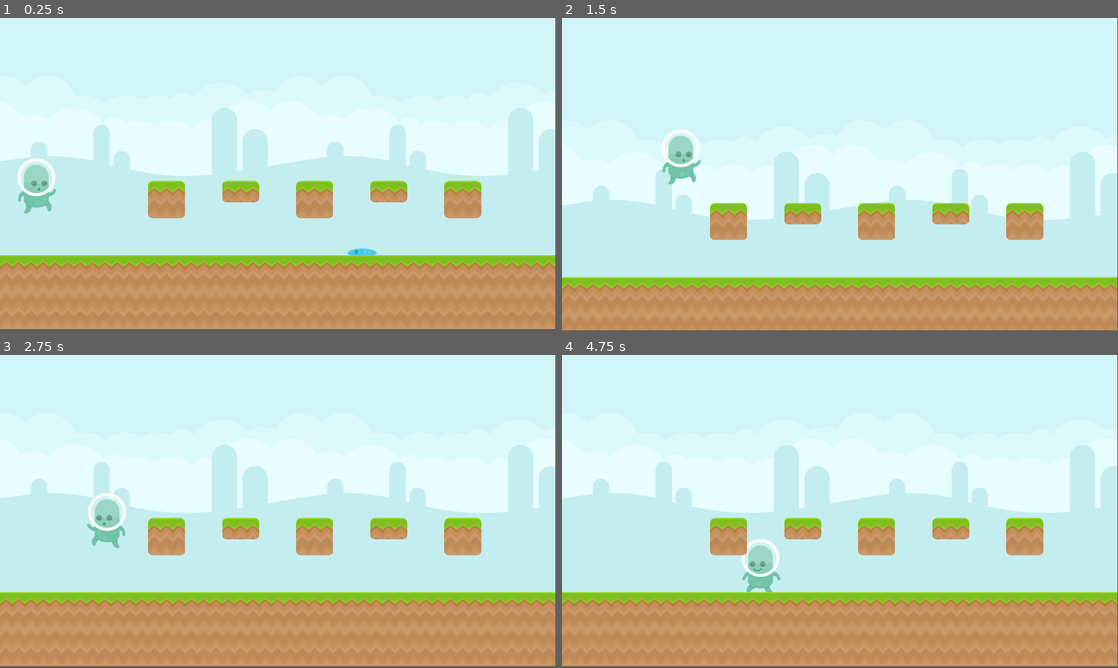
Above: before the commit, frames 1-4 (two rows, left to right).
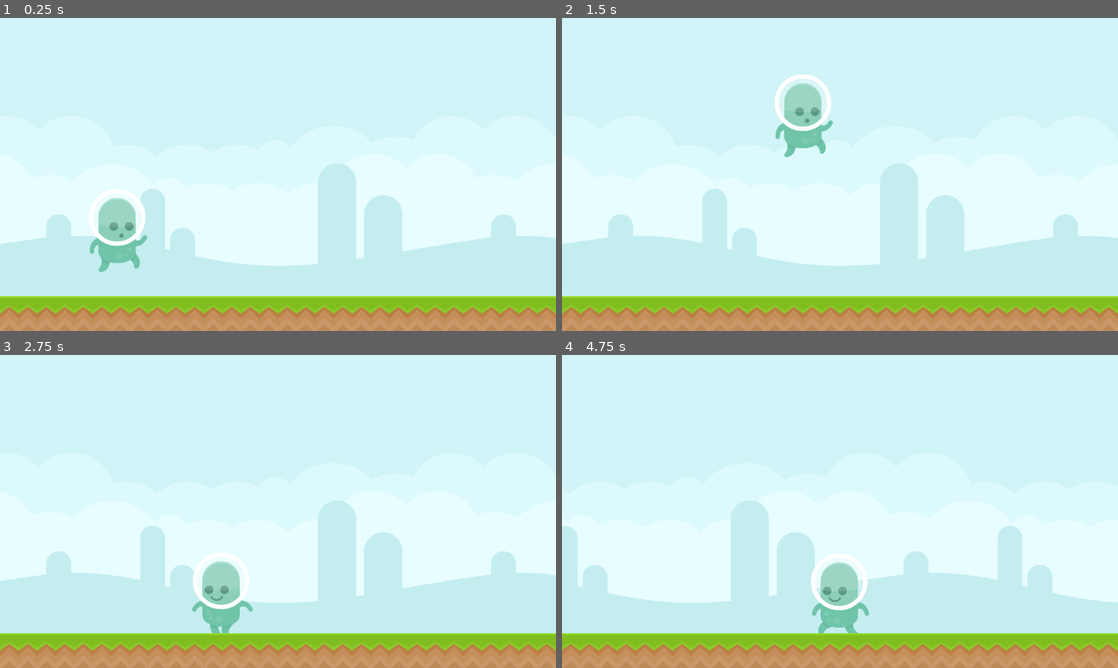
Above: after the commit, the same moments.

Repository: sammiemac/GDC-GodotWorkshop-23
Game: Godot game, scene res://Levels/demo_level.tscn
Same seed, same stepped clock (60 frames per second), same inputs: the game is played once before the commit and once after it. The project has no main scene, so this scene is started directly.
Inputs:
- Up to frame 1 (0.25 s): no input
- Up to frame 2 (1.5 s): hold D (move_right) from 0.53 s (still down); tap Space (move_jump) at 0.77 s
- Up to frame 3 (2.75 s): tap Space (move_jump) at 1.52 s; release D (move_right) at 2.03 s; hold A (move_left) from 2.03 s (still down)
- Up to frame 4 (4.75 s): release A (move_left) at 2.78 s; hold D (move_right) 2.78-4.28 s; tap Space (move_jump) at 3.02, 3.77, 4.52 s; hold A (move_left) from 4.28 s (still down)
In our replay, the window is 799x449 before the commit and 800x450 after it. These sizes can differ from the game's own. Grey fills any space a smaller window leaves; there, only what the larger window draws over its background counts as a difference.

The runs differ from the first frame. In frame 1, 39% of the frame differs, in the area x 0-100%, y 0-100%; in frame 2, 28%; in frame 3, 38%; in frame 4, 39%.

Commit message:
hmm might switch to gd3

Diff:
--- a/Levels/demo_level.tscn
+++ b/Levels/demo_level.tscn
@@ -76,7 +76,7 @@
 0:0/0 = 0
 0:0/0/physics_layer_0/linear_velocity = Vector2(0, 0)
 0:0/0/physics_layer_0/angular_velocity = 0.0
-0:0/0/physics_layer_0/polygon_0/points = PackedVector2Array(-64, -64, 64, -64, 64, 9, -64, 9)
+0:0/0/physics_layer_0/polygon_0/points = PackedVector2Array(-64, -64, 64, -64, 64, 64, -64, 64)
 
 [sub_resource type="TileSetAtlasSource" id="TileSetAtlasSource_c5j54"]
 texture = ExtResource("2_k3vao")
@@ -117,24 +117,27 @@
 [node name="ParallaxLayer" type="ParallaxLayer" parent="ParallaxBackground"]
 
 [node name="TextureRect" type="TextureRect" parent="ParallaxBackground/ParallaxLayer"]
-offset_right = 4717.0
-offset_bottom = 1152.0
+offset_top = -128.0
+offset_right = 2272.0
+offset_bottom = 896.0
 texture = ExtResource("12_6j45s")
 stretch_mode = 1
 
 [node name="DemoPlayer" parent="." instance=ExtResource("1_wlw7u")]
-position = Vector2(128, 624)
+position = Vector2(272, 456)
 
 [node name="Camera2D" type="Camera2D" parent="DemoPlayer"]
 limit_left = 0
 limit_top = 0
-limit_bottom = 1156
+limit_bottom = 720
 
 [node name="TileMap" type="TileMap" parent="."]
 tile_set = SubResource("TileSet_bkr40")
 cell_quadrant_size = 128
 format = 2
-layer_0/tile_data = PackedInt32Array(524299, 11, 0, 524298, 11, 0, 524297, 11, 0, 524296, 11, 0, 524295, 11, 0, 524294, 11, 0, 524293, 11, 0, 524292, 11, 0, 524291, 11, 0, 524290, 11, 0, 524289, 11, 0, 524288, 11, 0, 524300, 11, 0, 524301, 11, 0, 524302, 11, 0, 458753, 18, 0, 458752, 18, 0, 458754, 18, 0, 458755, 18, 0, 458756, 18, 0, 458757, 18, 0, 458758, 18, 0, 458759, 18, 0, 458766, 18, 0, 458765, 18, 0, 458764, 18, 0, 458763, 18, 0, 458762, 18, 0, 458761, 18, 0, 458760, 18, 0, 327684, 10, 0, 327686, 13, 0, 327688, 10, 0, 327690, 13, 0, 327692, 10, 0, 458767, 18, 0, 458768, 18, 0, 458769, 18, 0, 458770, 18, 0, 458771, 18, 0, 458772, 18, 0, 458773, 18, 0, 458774, 18, 0, 458775, 18, 0, 458776, 18, 0, 458777, 18, 0, 458778, 18, 0, 458779, 18, 0, 458780, 18, 0, 458781, 18, 0, 458782, 18, 0, 458783, 18, 0, 458784, 18, 0, 458785, 18, 0, 458786, 18, 0, 458787, 18, 0, 458788, 18, 0, 458789, 18, 0, 458790, 18, 0, 458791, 18, 0, 458792, 18, 0, 458793, 18, 0, 458794, 18, 0, 458795, 18, 0)
+layer_0/tile_data = PackedInt32Array(327680, 18, 0, 327681, 18, 0, 327682, 18, 0, 327683, 18, 0, 327684, 18, 0, 327685, 18, 0, 327686, 18, 0, 327687, 18, 0, 327688, 18, 0, 327689, 18, 0, 327690, 18, 0, 327691, 18, 0, 327692, 18, 0, 327693, 18, 0, 327694, 18, 0, 327695, 18, 0, 327696, 18, 0, 327697, 18, 0, 327698, 18, 0)
 
 [node name="DemoEnemy" parent="." instance=ExtResource("13_xk6t3")]
 position = Vector2(1152, 832)
+
+[node name="CanvasLayer" type="CanvasLayer" parent="."]
--- a/project.godot
+++ b/project.godot
@@ -16,8 +16,8 @@
 
 [display]
 
-window/size/viewport_width=1920
-window/size/viewport_height=1080
+window/size/viewport_width=1280
+window/size/viewport_height=720
 
 [input]
 
